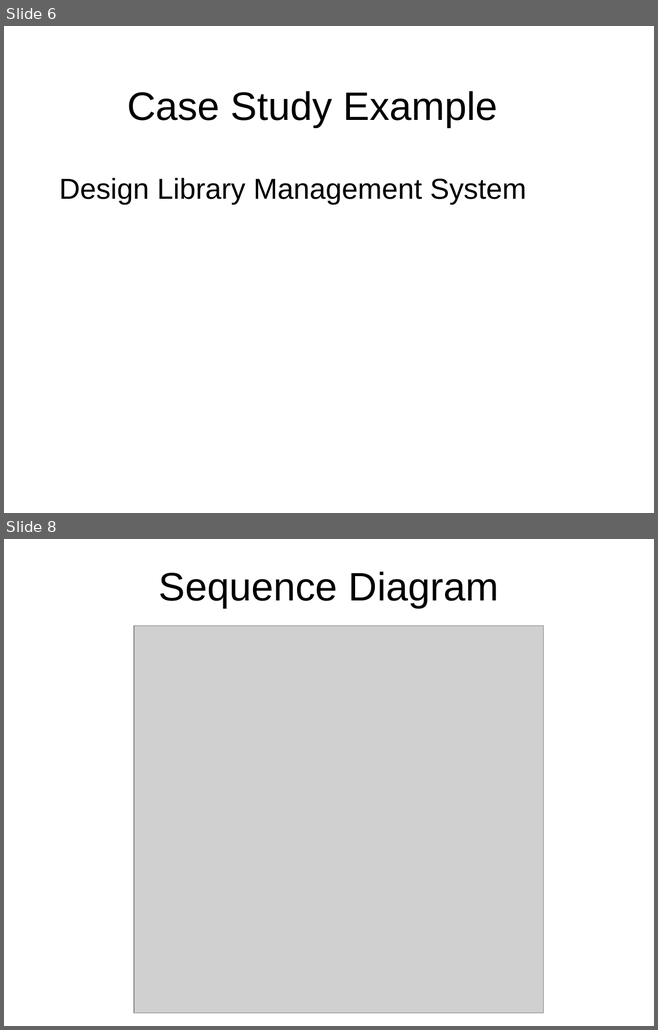
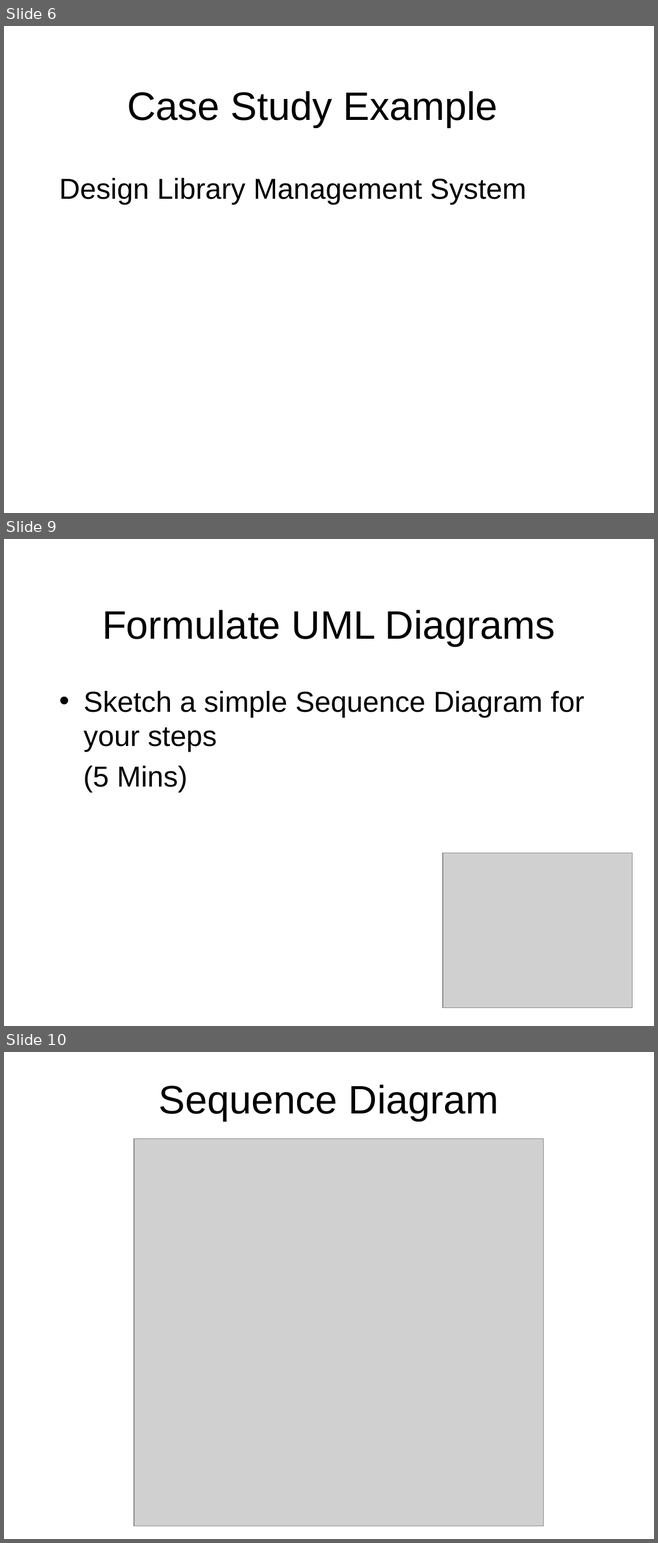
Before and after one commit to octaviordz/zjnu2017.github.io, a slide deck: OOAD/lectures/110--Revision.pptx. Shown one above the other, each under a label of ours: slides 6 and 8 before the commit, slides 6, 9 and 10 after it; the slides between them are not shown. The pictures are 658x1030 and 658x1543 pixels, drawn with LibreOffice and Linux fonts; fonts in the diff are those of the drawing; grey boxes stand for pictures. Boxes give left, top, right and bottom in pixels: in the first picture for what was removed or moved away, otherwise in the second. Text is boxed around its words. In the diff, an @@ line names an element or a change of style, - is before the commit and + after.

```diff
--- a/OOAD/lectures/110--Revision.pptx
+++ b/OOAD/lectures/110--Revision.pptx
@@ slide 9 added at [4, 539, 654, 1026], background #FFFFFF @@
@@ title added at [102, 610, 555, 646], 44 pt, text #000000 @@
+Formulate UML Diagrams
@@ text added at [83, 691, 584, 792], 32 pt, text #000000 @@
+• Sketch a simple Sequence Diagram for your steps
+(5 Mins)
@@ picture added at [442, 853, 632, 1008] @@
@@ what was slide 8 is now slide 10 @@
```
Also in this commit, not shown: 1 slide changed, 2 other slides added, 1 slide removed.
